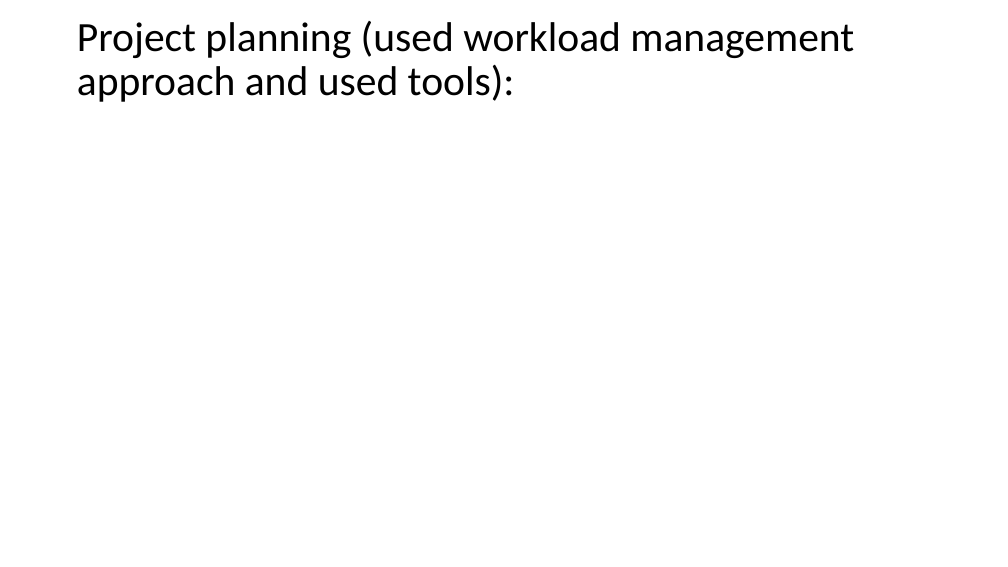
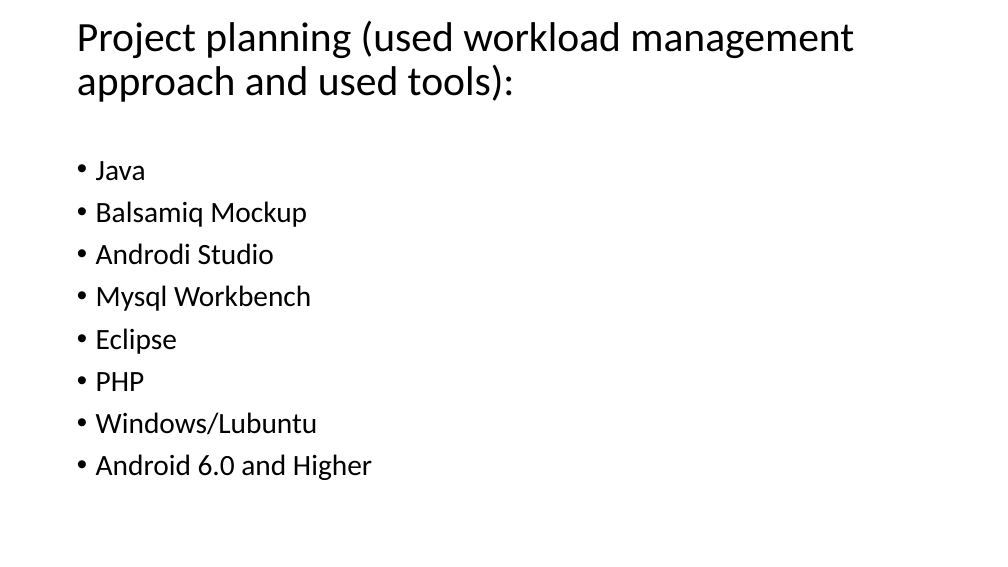
Before and after one commit to bricht/piens-un-maize, a slide deck: slide 3 of presentation/MilknBread.pptx. Drawn at 1008x567 pixels with LibreOffice and Linux fonts; fonts in the diff are those of the drawing. Boxes give left, top, right and bottom in pixels: in the first picture for what was removed or moved away, otherwise in the second. Text is boxed around its words. In the diff, an @@ line names an element or a change of style, - is before the commit and + after.

```diff
--- a/presentation/MilknBread.pptx
+++ b/presentation/MilknBread.pptx
@@ text added at (96, 161, 372, 480), 28 pt, text #000000 @@
+• Java
+• Balsamiq Mockup
+• Androdi Studio
+• Mysql Workbench
+• Eclipse
+• PHP
+• Windows/Lubuntu
+• Android 6.0 and Higher
```
Also in this commit, not shown: 5 other slides changed, 1 other file.
